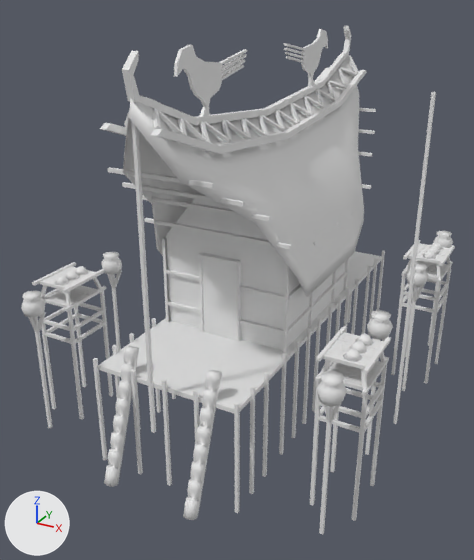
What one commit did to the COLLADA model art/meshes/structural/vietnamese/temple.dae.
Before and after are seen from a 50 mm lens placed at (16.9, -34.4, 19.6), pointed at (-0.6, -2.5, 3.6). The lights are fixed; the arrows at lower left show +X, +Y and +Z. The older version comes first. Materials are left out; every surface is plain grey.

The first picture shows 'temple'.
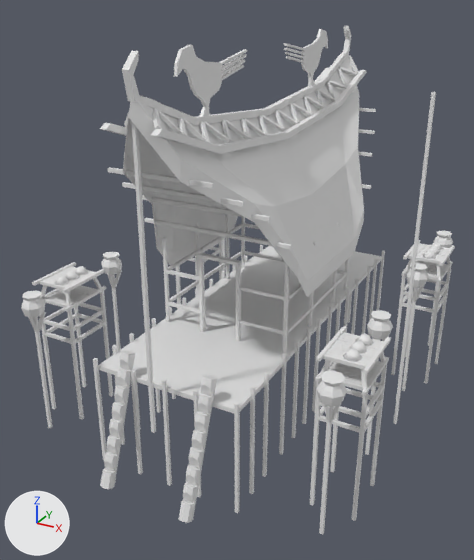
The newer file is also turned or shifted as a whole; pictures and numbers use the older file's frame.

The edits, one by one:
me_esfera_12716 is used by ob_temple; location (0.0, 0.0, 0.0).
me_esfera_12716 had 4550 vertices, 7642 faces and spanned x -10.2..9.9, y -13.8..12.5, z -4.6..17.5.
me_esfera_12716 now has 4478 vertices, 7528 faces and spans x -10.2..9.9, y -14.2..12.5, z -4.6..17.5.
me_esfera_12716 part 1: the loose piece of 8 vertices spanning x -3.8..-3.6, y -5.6..-5.4, z 1.4..6.8 is deleted.
me_esfera_12716 part 2: 1 vertex moved within x 2.5, y -13.4, z -3.7; 137 vertices removed from x 2.5..3.2, y -13.8..-10.7, z -4.2..2.9; 137 vertices added at x 2.4..3.1, y -14.2..-11.1, z -4.2..2.8.
me_esfera_12716 part 3: 2 vertices moved within x -2.4..-1.8, y -13.5..-13.4, z -3.7..-3.2; 136 vertices removed from x -2.5..-1.8, y -13.8..-10.7, z -4.2..2.9; 136 vertices added at x -2.4..-1.8, y -14.2..-11.1, z -4.2..2.8.
me_esfera_12716 part 4: 56 vertices removed from x -3.6..3.9, y -5.6..4.0, z 1.4..10.3; 16 vertices added at x -1.3..1.1, y -5.6..-5.4, z 2.6..4.8.
Other edits to the shape of me_esfera_12716 do not show in these pictures.

Pixel boxes [x1, y1, x2, y2] of what changed, in the pictures (474 x 560 px; the box of a moved part takes in the faces that stretch with it):
part 1 of me_esfera_12716, deleted
    before: [163, 237, 170, 321]
part 2 of me_esfera_12716, moved or reshaped
    before: [183, 370, 222, 520]
    after: [179, 375, 217, 523]
part 3 of me_esfera_12716, moved or reshaped
    before: [104, 346, 139, 487]
    after: [100, 351, 135, 489]
part 4 of me_esfera_12716, cut back (mostly hidden afterwards)
    before: [166, 199, 346, 350]
    after: [165, 269, 285, 335]
